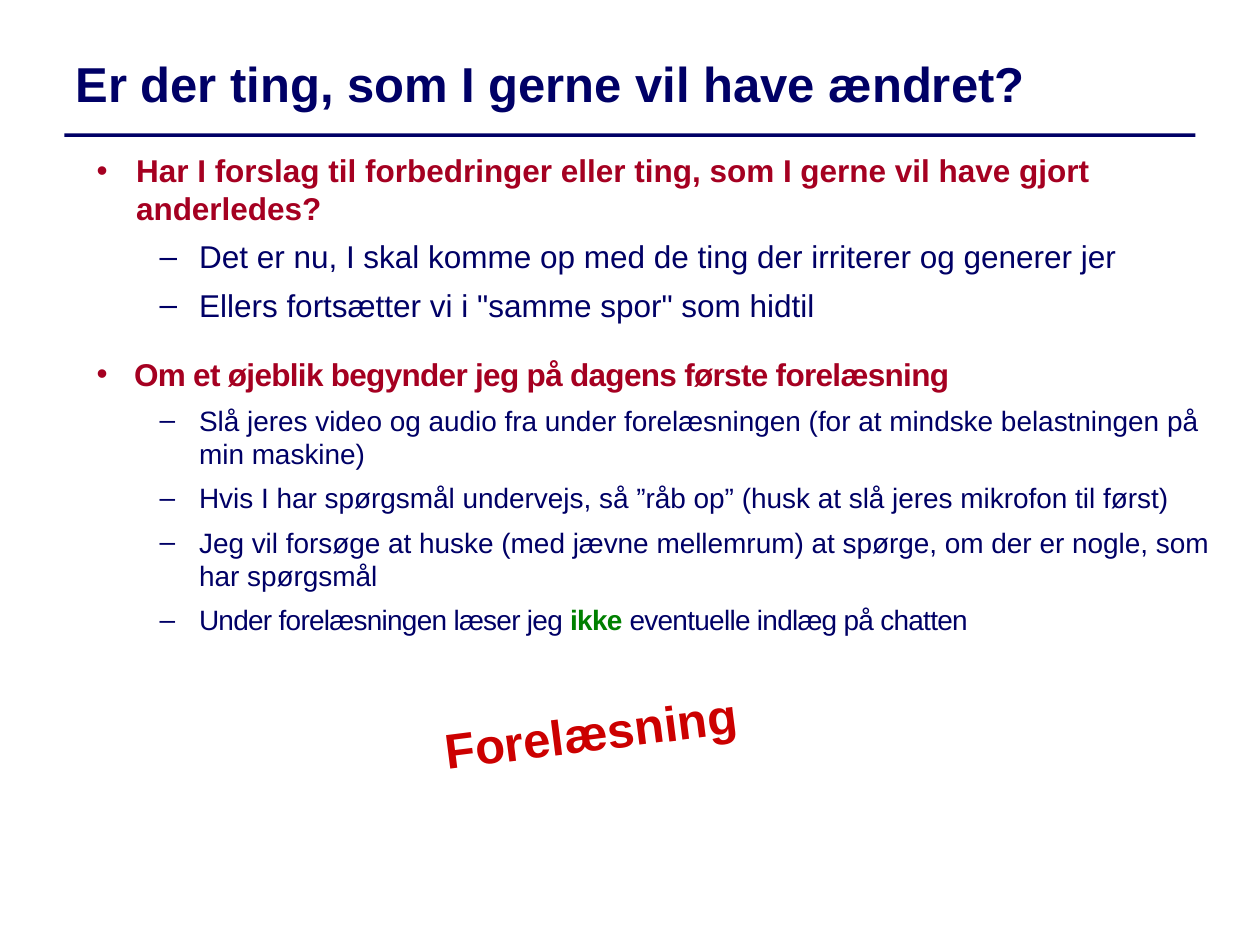
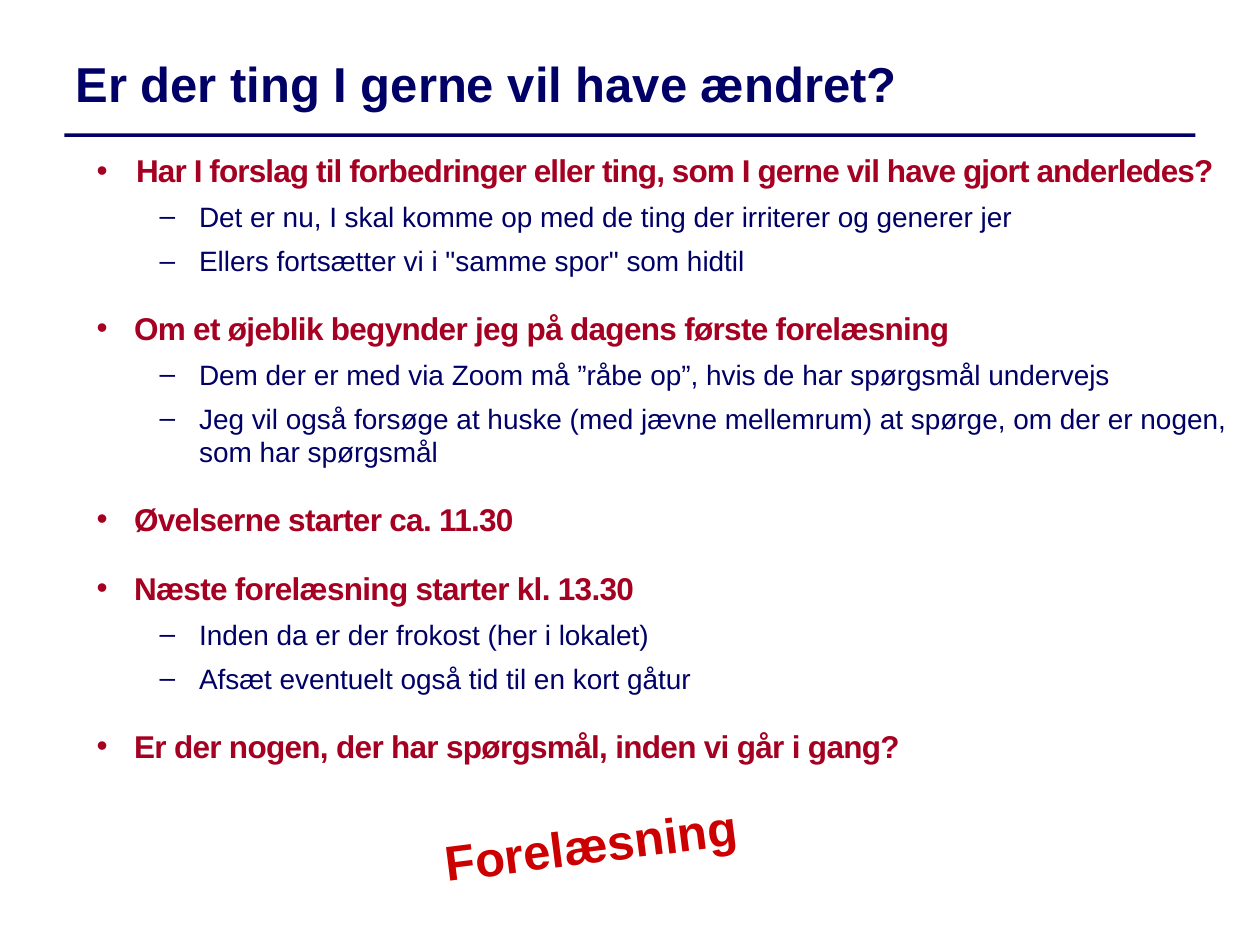
Before and after one commit to IntProgAU/Materiale, a slide deck: slide 4 of web/g22/status/Status4.pptx (slide 7 before the commit). Drawn at 1260x945 pixels with LibreOffice and Linux fonts; fonts in the diff are those of the drawing. Boxes give left, top, right and bottom in pixels: in the first picture for what was removed or moved away, otherwise in the second. Text is boxed around its words. In the diff, an @@ line names an element or a change of style, - is before the commit and + after.

```diff
--- a/web/g22/status/Status4.pptx
+++ b/web/g22/status/Status4.pptx
@@ text at box(76, 66, 897, 112): text changed @@
-Er der ting, som I gerne vil have ændret?
+Er der ting I gerne vil have ændret?
@@ text at box(136, 159, 1214, 276): letter spacing 0 to -0.5 pt in "Har I forslag til forbedringer eller ting, ..."; size 18 to 16 pt in "Det er nu, I skal komme op ...", "Ellers fortsætter vi i "samme spor" som ..." @@
@@ text at box(134, 363, 1225, 764): text changed @@
-  – Slå jeres video og audio fra under forelæsningen (for at mindske belastningen på min maskine)
-  – Hvis I har spørgsmål undervejs, så ”råb op” (husk at slå jeres mikrofon til først)
-  – Jeg vil forsøge at huske (med jævne mellemrum) at spørge, om der er nogle, som har spørgsmål
-  – Under forelæsningen læser jeg ikke eventuelle indlæg på chatten
+  – Dem der er med via Zoom må ”råbe op”, hvis de har spørgsmål undervejs
+  – Jeg vil også forsøge at huske (med jævne mellemrum) at spørge, om der er nogen, som har spørgsmål
+  • Øvelserne starter ca. 11.30
+  • Næste forelæsning starter kl. 13.30
+  – Inden da er der frokost (her i lokalet)
+  – Afsæt eventuelt også tid til en kort gåtur
+  • Er der nogen, der har spørgsmål, inden vi går i gang?
@@ text "Forelæsning": place and size @@
-text "Forelæsning" at box(363, 667, 820, 795)
+text "Forelæsning" at box(363, 780, 820, 908)
```
Also in this commit, not shown: 4 other slides changed, 3 slides removed, 7 other files.
